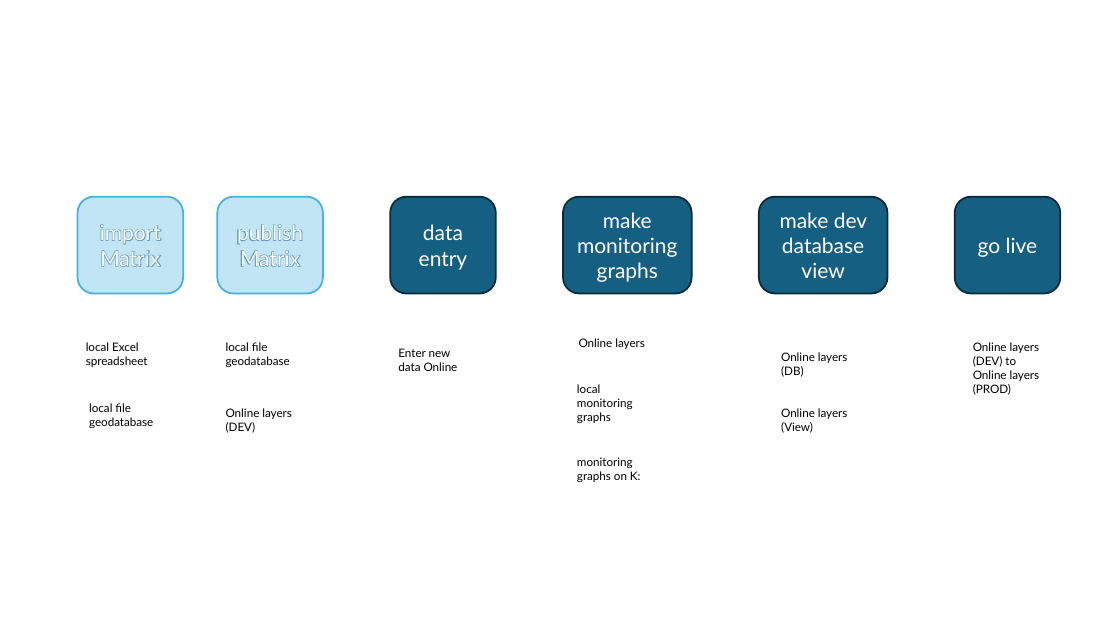
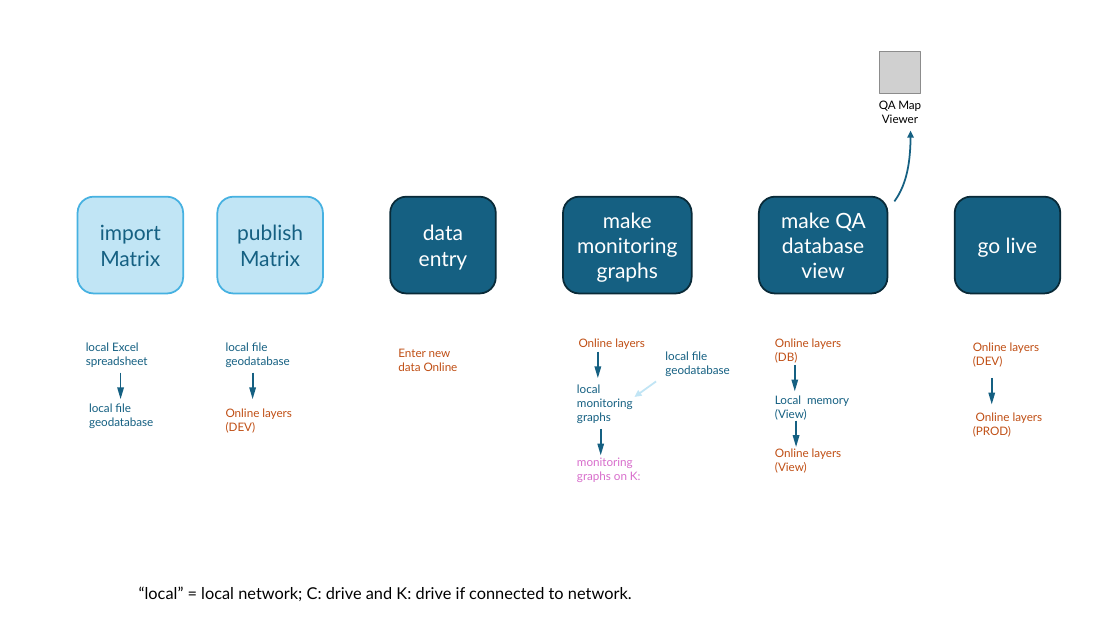
Before and after one commit to WA-Nearshore/seagrass-restoration-processing, a slide deck: slide 19 of docs/seagrass_restoration_storymap_notes.pptx (slide 15 before the commit). Drawn at 1120x630 pixels with LibreOffice and Linux fonts; fonts in the diff are those of the drawing; grey boxes stand for pictures. Boxes give left, top, right and bottom in pixels: in the first picture for what was removed or moved away, otherwise in the second. Text is boxed around its words. In the diff, an @@ line names an element or a change of style, - is before the commit and + after.

```diff
--- a/docs/seagrass_restoration_storymap_notes.pptx
+++ b/docs/seagrass_restoration_storymap_notes.pptx
@@ picture added at (880, 52, 920, 93) @@
@@ text added at (879, 100, 921, 123), 10 pt, text #000000 @@
+QA Map Viewer
@@ freeform shape added at (895, 131, 911, 202), outline #156082 1.5 pt @@
@@ rounded rectangle "import Matrix" at (77, 197, 183, 293): text colour #FFFFFF to #156082 @@
@@ rounded rectangle "publish Matrix" at (218, 197, 323, 293): text colour #FFFFFF to #156082 @@
@@ text in rounded rectangle at (781, 212, 866, 278): text changed @@
-make dev database view
+make QA database view
@@ arrow added from (598, 352) to (598, 378), #156082 1.5 pt @@
@@ text added at (665, 351, 729, 376), 10 pt, text #156082 @@
+local file geodatabase
@@ text "Online layers (DB)": place and size @@
-text "Online layers (DB)" at (781, 352, 848, 377)
+text "Online layers (DB)" at (775, 338, 842, 363)
@@ text at (973, 342, 1043, 437): text changed; text colour #000000 to #C04F15 @@
-Online layers (DEV) to Online layers (PROD)
+Online layers (DEV)
+Online layers (PROD)
@@ arrow added from (121, 373) to (121, 399), #156082 1.5 pt @@
@@ arrow added from (253, 373) to (253, 399), #156082 1.5 pt @@
@@ text colour #000000 to #156082 in 4 elements at (86, 342, 148, 367), (89, 403, 153, 428), (226, 342, 290, 367), (577, 384, 633, 423) @@
@@ arrow added from (656, 381) to (634, 397), #C1E5F5 1.5 pt @@
@@ arrow added from (795, 365) to (795, 392), #156082 1.5 pt @@
@@ arrow added from (992, 378) to (992, 404), #156082 1.5 pt @@
@@ text added at (775, 395, 849, 420), 10 pt, text #156082 @@
+Local memory (View)
@@ arrow added from (601, 429) to (601, 455), #156082 1.5 pt @@
@@ text colour #000000 to #C04F15 in 5 elements at (579, 338, 645, 349), (398, 348, 458, 371), (226, 408, 292, 433), (775, 338, 842, 363), (775, 448, 842, 473) @@
@@ text "Online layers (View)": place and size @@
-text "Online layers (View)" at (781, 408, 848, 433)
+text "Online layers (View)" at (775, 448, 842, 473)
@@ arrow added from (797, 421) to (797, 447), #156082 1.5 pt @@
@@ text "monitoring graphs on K:" at (577, 457, 641, 482): text colour #000000 to #D86ECC @@
@@ text added at (139, 586, 632, 601), 14 pt, text #000000 @@
+“local” = local network; C: drive and K: drive if connected to network.
```
Also in this commit, not shown: 1 other slide changed, 4 slides added, 3 other files.
